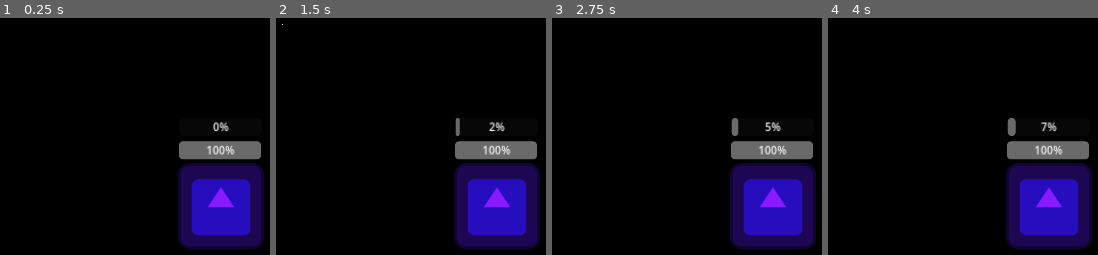
Above: before the commit, frames 1-4 (left to right).
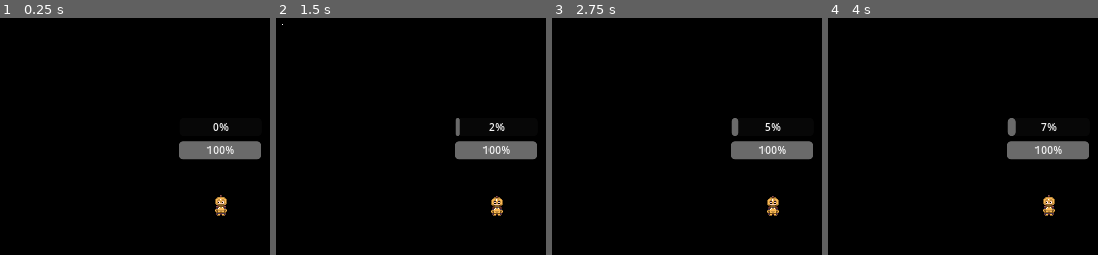
Above: after the commit, the same moments.

Repository: Valentino-02/GMTK-JamGame
Game: Godot game, scene res://src/mainGame/MainGame.tscn
Same seed, same stepped clock (60 frames per second), same inputs: the game is played once before the commit and once after it. This scene is started directly instead of the project's main scene. The engine's default icon, where the game draws it, is replaced by a stand-in: a white triangle on a blue panel in a dark square.
Inputs (mouse positions are in pixels of both pictures, inside the frame that each line leads up to):
- Up to frame 1 (0.25 s): no input
- Up to frame 2 (1.5 s): tap Enter at 0.5 s; move the mouse to (outside the picture) at 0.52 s; tap I at 0.6 s; click (outside the picture) at 0.67 s; tap Space at 1.25 s; drag from (338, 226) to (outside the picture) at 1.27 s
- Up to frame 3 (2.75 s): tap Enter at 2 s; move the mouse to (outside the picture) at 2.02 s; tap I at 2.1 s; click (outside the picture) at 2.17 s
- Up to frame 4 (4 s): tap Space at 2.75 s; drag from (outside the picture) to (outside the picture) at 2.77 s; tap Enter at 3.5 s; move the mouse to (outside the picture) at 3.52 s; tap I at 3.6 s; click (outside the picture) at 3.67 s

The runs differ from the first frame. In frame 1, 12% of the frame differs, in the area x 65-98%, y 43-98%; in frame 2, 12%; in frame 3, 12%; in frame 4, 12%.
Error in both runs: Invalid access to property or key 'nextMonolog' on a base object of type 'Nil'. (res://src/UI/Monolog.gd:13)

Commit message:
Added enemy animations

Diff:
--- a/project.godot
+++ b/project.godot
@@ -37,3 +37,4 @@
 renderer/rendering_method="gl_compatibility"
 renderer/rendering_method.mobile="gl_compatibility"
 environment/defaults/default_clear_color=Color(0, 0, 0, 1)
+textures/canvas_textures/default_texture_filter=0
--- a/src/mainGame/entities/enemies/Enemy.gd
+++ b/src/mainGame/entities/enemies/Enemy.gd
@@ -28,6 +28,8 @@
 	stats.damage = enemyData.baseDamage
 	stats.bloodLustReduction = enemyData.bloodlustReduction
 	stats.goldReward = enemyData.goldReward
+
+	$AnimatedSprite2D.play(enemyData.name+" Idle")
 
 	_connectSignals()
 
@@ -70,3 +72,5 @@
 
 func _on_attack_module_do_attack():
 	hero.recieveDamage(stats.damage)
+
+	$AnimatedSprite2D.play(enemyData.name+" Attack")
--- a/src/mainGame/entities/enemies/Enemy.tscn
+++ b/src/mainGame/entities/enemies/Enemy.tscn
@@ -1,22 +1,80 @@
-[gd_scene load_steps=7 format=3 uid="uid://cl0yyj3bikhwy"]
+[gd_scene load_steps=16 format=3 uid="uid://cl0yyj3bikhwy"]
 
 [ext_resource type="Script" path="res://src/mainGame/entities/enemies/Enemy.gd" id="1_ivfwx"]
-[ext_resource type="Resource" uid="uid://c3ds0ccraifby" path="res://src/mainGame/entities/enemies/TestEnemyData.tres" id="2_bkrf4"]
+[ext_resource type="Resource" uid="uid://f0pmxc5ncy60" path="res://src/mainGame/entities/enemies/SlimeEnemyData.tres" id="2_h1u6h"]
+[ext_resource type="Texture2D" uid="uid://dww4bau480kmx" path="res://assets/Characters/Slim_Attack.png" id="3_2k1go"]
 [ext_resource type="Material" uid="uid://ds5hywdnlufaq" path="res://assets/Particles/ExplosionParticles.tres" id="3_o36fb"]
 [ext_resource type="PackedScene" uid="uid://bn5k0fs4pomu" path="res://src/UI/EntityEraseBtn.tscn" id="4_5ufjc"]
+[ext_resource type="Texture2D" uid="uid://bm513qa00ob0l" path="res://assets/Characters/Slim_Idle.png" id="4_qxil2"]
 [ext_resource type="PackedScene" uid="uid://b5ltrp8a64t2b" path="res://src/mainGame/entities/modules/AttackModule.tscn" id="5_2lr2l"]
+
+[sub_resource type="AtlasTexture" id="AtlasTexture_7uvtq"]
+atlas = ExtResource("3_2k1go")
+region = Rect2(0, 0, 32, 47)
+
+[sub_resource type="AtlasTexture" id="AtlasTexture_xqtye"]
+atlas = ExtResource("3_2k1go")
+region = Rect2(32, 0, 32, 47)
+
+[sub_resource type="AtlasTexture" id="AtlasTexture_7q3dq"]
+atlas = ExtResource("3_2k1go")
+region = Rect2(64, 0, 32, 47)
+
+[sub_resource type="AtlasTexture" id="AtlasTexture_h77w2"]
+atlas = ExtResource("3_2k1go")
+region = Rect2(96, 0, 32, 47)
+
+[sub_resource type="AtlasTexture" id="AtlasTexture_u4j4b"]
+atlas = ExtResource("4_qxil2")
+region = Rect2(0, 0, 32, 32)
+
+[sub_resource type="AtlasTexture" id="AtlasTexture_khn5x"]
+atlas = ExtResource("4_qxil2")
+region = Rect2(32, 0, 32, 32)
+
+[sub_resource type="SpriteFrames" id="SpriteFrames_wb1ap"]
+animations = [{
+"frames": [{
+"duration": 1.0,
+"texture": SubResource("AtlasTexture_7uvtq")
+}, {
+"duration": 1.0,
+"texture": SubResource("AtlasTexture_xqtye")
+}, {
+"duration": 1.0,
+"texture": SubResource("AtlasTexture_7q3dq")
+}, {
+"duration": 1.0,
+"texture": SubResource("AtlasTexture_h77w2")
+}],
+"loop": true,
+"name": &"Slimin\' Slime Attack",
+"speed": 5.0
+}, {
+"frames": [{
+"duration": 1.0,
+"texture": SubResource("AtlasTexture_u4j4b")
+}, {
+"duration": 1.0,
+"texture": SubResource("AtlasTexture_khn5x")
+}],
+"loop": true,
+"name": &"Slimin\' Slime Idle",
+"speed": 3.0
+}]
 
 [sub_resource type="CircleShape2D" id="CircleShape2D_01lb4"]
 radius = 69.3542
 
 [node name="Enemy" type="Node2D"]
 script = ExtResource("1_ivfwx")
-enemyData = ExtResource("2_bkrf4")
+enemyData = ExtResource("2_h1u6h")
 
 [node name="AnimatedSprite2D" type="AnimatedSprite2D" parent="."]
-
-[node name="temporarySprite" type="Sprite2D" parent="."]
-modulate = Color(1, 0, 0, 1)
+sprite_frames = SubResource("SpriteFrames_wb1ap")
+animation = &"Slimin\' Slime Attack"
+frame = 1
+frame_progress = 0.94415
 
 [node name="EraseButton" parent="." instance=ExtResource("4_5ufjc")]
 
--- /dev/null
+++ b/src/mainGame/entities/enemies/SlimeEnemyData.tres
@@ -0,0 +1,13 @@
+[gd_resource type="Resource" script_class="EnemyData" load_steps=2 format=3 uid="uid://f0pmxc5ncy60"]
+
+[ext_resource type="Script" path="res://src/mainGame/entities/enemies/EnemyData.gd" id="1_6cl5g"]
+
+[resource]
+script = ExtResource("1_6cl5g")
+name = "Slimin' Slime"
+baseHealth = 2
+baseDamage = 5
+deployCost = 25
+eraseCost = 5
+goldReward = 20
+bloodlustReduction = 4
--- a/src/mainGame/entities/hero/Hero.tscn
+++ b/src/mainGame/entities/hero/Hero.tscn
@@ -1,10 +1,251 @@
-[gd_scene load_steps=6 format=3 uid="uid://drdr270irnb58"]
+[gd_scene load_steps=35 format=3 uid="uid://drdr270irnb58"]
 
 [ext_resource type="Script" path="res://src/mainGame/entities/hero/Hero.gd" id="1_33825"]
-[ext_resource type="Texture2D" uid="uid://c6614d03fi3nc" path="res://icon.svg" id="2_qwwo8"]
+[ext_resource type="Texture2D" uid="uid://dkaq2d8w00ngt" path="res://assets/Characters/Protag_Idle.png" id="2_a2jo2"]
+[ext_resource type="Texture2D" uid="uid://cudbptwo6i0ga" path="res://assets/Characters/Protag_Attack.png" id="2_e4o61"]
 [ext_resource type="PackedScene" uid="uid://b5ltrp8a64t2b" path="res://src/mainGame/entities/modules/AttackModule.tscn" id="3_bnwqv"]
+[ext_resource type="Texture2D" uid="uid://cus88rn2hx4a8" path="res://assets/Characters/Protag_DamageTaken.png" id="3_qyyyv"]
+[ext_resource type="Texture2D" uid="uid://djothv4xaon4" path="res://assets/Characters/Protag_Move.png" id="5_epd5n"]
+
+[sub_resource type="AtlasTexture" id="AtlasTexture_68q15"]
+atlas = ExtResource("2_e4o61")
+region = Rect2(0, 0, 32, 32)
+
+[sub_resource type="AtlasTexture" id="AtlasTexture_3t0sh"]
+atlas = ExtResource("2_e4o61")
+region = Rect2(96, 0, 32, 32)
+
+[sub_resource type="AtlasTexture" id="AtlasTexture_12vbg"]
+atlas = ExtResource("2_e4o61")
+region = Rect2(192, 0, 32, 32)
+
+[sub_resource type="AtlasTexture" id="AtlasTexture_np46c"]
+atlas = ExtResource("2_e4o61")
+region = Rect2(288, 0, 32, 32)
+
+[sub_resource type="AtlasTexture" id="AtlasTexture_wv1uj"]
+atlas = ExtResource("3_qyyyv")
+region = Rect2(0, 0, 32, 32)
+
+[sub_resource type="AtlasTexture" id="AtlasTexture_17pbi"]
+atlas = ExtResource("3_qyyyv")
+region = Rect2(96, 0, 32, 32)
+
+[sub_resource type="AtlasTexture" id="AtlasTexture_mornb"]
+atlas = ExtResource("3_qyyyv")
+region = Rect2(32, 0, 32, 32)
+
+[sub_resource type="AtlasTexture" id="AtlasTexture_4hv8n"]
+atlas = ExtResource("3_qyyyv")
+region = Rect2(64, 0, 32, 32)
+
+[sub_resource type="AtlasTexture" id="AtlasTexture_6bv5a"]
+atlas = ExtResource("2_a2jo2")
+region = Rect2(64, 0, 32, 32)
+
+[sub_resource type="AtlasTexture" id="AtlasTexture_ukoyy"]
+atlas = ExtResource("2_a2jo2")
+region = Rect2(160, 0, 32, 32)
+
+[sub_resource type="AtlasTexture" id="AtlasTexture_ieg8q"]
+atlas = ExtResource("2_a2jo2")
+region = Rect2(32, 0, 32, 32)
+
+[sub_resource type="AtlasTexture" id="AtlasTexture_qo446"]
+atlas = ExtResource("2_a2jo2")
+region = Rect2(128, 0, 32, 32)
+
+[sub_resource type="AtlasTexture" id="AtlasTexture_7tqkw"]
+atlas = ExtResource("2_a2jo2")
+region = Rect2(0, 0, 32, 32)
+
+[sub_resource type="AtlasTexture" id="AtlasTexture_7dd1u"]
+atlas = ExtResource("2_a2jo2")
+region = Rect2(96, 0, 32, 32)
+
+[sub_resource type="AtlasTexture" id="AtlasTexture_rsifv"]
+atlas = ExtResource("5_epd5n")
+region = Rect2(64, 0, 32, 34)
+
+[sub_resource type="AtlasTexture" id="AtlasTexture_nptsp"]
+atlas = ExtResource("5_epd5n")
+region = Rect2(160, 0, 32, 34)
+
+[sub_resource type="AtlasTexture" id="AtlasTexture_8ko73"]
+atlas = ExtResource("5_epd5n")
+region = Rect2(256, 0, 32, 34)
+
+[sub_resource type="AtlasTexture" id="AtlasTexture_6vx7f"]
+atlas = ExtResource("5_epd5n")
+region = Rect2(352, 0, 32, 34)
+
+[sub_resource type="AtlasTexture" id="AtlasTexture_e8kmh"]
+atlas = ExtResource("5_epd5n")
+region = Rect2(32, 0, 32, 34)
+
+[sub_resource type="AtlasTexture" id="AtlasTexture_jjdc1"]
+atlas = ExtResource("5_epd5n")
+region = Rect2(128, 0, 32, 34)
+
+[sub_resource type="AtlasTexture" id="AtlasTexture_7i3xf"]
+atlas = ExtResource("5_epd5n")
+region = Rect2(224, 0, 32, 34)
+
+[sub_resource type="AtlasTexture" id="AtlasTexture_j8sy3"]
+atlas = ExtResource("5_epd5n")
+region = Rect2(320, 0, 32, 34)
+
+[sub_resource type="AtlasTexture" id="AtlasTexture_ws30q"]
+atlas = ExtResource("5_epd5n")
+region = Rect2(0, 0, 32, 34)
+
+[sub_resource type="AtlasTexture" id="AtlasTexture_12nrq"]
+atlas = ExtResource("5_epd5n")
+region = Rect2(96, 0, 32, 34)
+
+[sub_resource type="AtlasTexture" id="AtlasTexture_0hin2"]
+atlas = ExtResource("5_epd5n")
+region = Rect2(192, 0, 32, 34)
+
+[sub_resource type="AtlasTexture" id="AtlasTexture_exit8"]
+atlas = ExtResource("5_epd5n")
+region = Rect2(288, 0, 32, 34)
 
 [sub_resource type="SpriteFrames" id="SpriteFrames_vxxej"]
+animations = [{
+"frames": [{
+"duration": 1.0,
+"texture": SubResource("AtlasTexture_68q15")
+}, {
+"duration": 1.0,
+"texture": SubResource("AtlasTexture_3t0sh")
+}, {
+"duration": 1.0,
+"texture": SubResource("AtlasTexture_12vbg")
+}, {
+"duration": 1.0,
+"texture": SubResource("AtlasTexture_np46c")
+}],
+"loop": true,
+"name": &"Attack",
+"speed": 5.0
+}, {
+"frames": [{
+"duration": 1.0,
+"texture": SubResource("AtlasTexture_wv1uj")
+}, {
+"duration": 1.0,
+"texture": SubResource("AtlasTexture_17pbi")
+}, {
+"duration": 1.0,
+"texture": SubResource("AtlasTexture_wv1uj")
+}, {
+"duration": 1.0,
+"texture": SubResource("AtlasTexture_mornb")
+}, {
+"duration": 1.0,
+"texture": SubResource("AtlasTexture_mornb")
+}, {
+"duration": 1.0,
+"texture": SubResource("AtlasTexture_4hv8n")
+}, {
+"duration": 1.0,
+"texture": SubResource("AtlasTexture_4hv8n")
+}, {
+"duration": 1.0,
+"texture": SubResource("AtlasTexture_wv1uj")
+}, {
+"duration": 1.0,
+"texture": SubResource("AtlasTexture_wv1uj")
+}],
+"loop": true,
+"name": &"Damage",
+"speed": 15.0
+}, {
+"frames": [{
+"duration": 1.0,
+"texture": SubResource("AtlasTexture_6bv5a")
+}, {
+"duration": 1.0,
+"texture": SubResource("AtlasTexture_ukoyy")
+}],
+"loop": true,
+"name": &"IdleBack",
+"speed": 2.0
+}, {
+"frames": [{
+"duration": 1.0,
+"texture": SubResource("AtlasTexture_ieg8q")
+}, {
+"duration": 1.0,
+"texture": SubResource("AtlasTexture_qo446")
+}],
+"loop": true,
+"name": &"IdleFront",
+"speed": 2.0
+}, {
+"frames": [{
+"duration": 1.0,
+"texture": SubResource("AtlasTexture_7tqkw")
+}, {
+"duration": 1.0,
+"texture": SubResource("AtlasTexture_7dd1u")
+}],
+"loop": true,
+"name": &"IdleSide",
+"speed": 2.0
+}, {
+"frames": [{
+"duration": 1.0,
+"texture": SubResource("AtlasTexture_rsifv")
+}, {
+"duration": 1.0,
+"texture": SubResource("AtlasTexture_nptsp")
+}, {
+"duration": 1.0,
+"texture": SubResource("AtlasTexture_8ko73")
+}, {
+"duration": 1.0,
+"texture": SubResource("AtlasTexture_6vx7f")
+}],
+"loop": true,
+"name": &"WalkBack",
+"speed": 4.0
+}, {
+"frames": [{
+"duration": 1.0,
+"texture": SubResource("AtlasTexture_e8kmh")
+}, {
+"duration": 1.0,
+"texture": SubResource("AtlasTexture_jjdc1")
+}, {
+"duration": 1.0,
+"texture": SubResource("AtlasTexture_7i3xf")
+}, {
+"duration": 1.0,
+"texture": SubResource("AtlasTexture_j8sy3")
+}],
+"loop": true,
+"name": &"WalkFront",
+"speed": 4.0
+}, {
+"frames": [{
+"duration": 1.0,
+"texture": SubResource("AtlasTexture_ws30q")
+}, {
+"duration": 1.0,
+"texture": SubResource("AtlasTexture_12nrq")
+}, {
+"duration": 1.0,
+"texture": SubResource("AtlasTexture_0hin2")
+}, {
+"duration": 1.0,
+"texture": SubResource("AtlasTexture_exit8")
+}],
+"loop": true,
+"name": &"WalkSide",
+"speed": 4.0
+}]
 
 [sub_resource type="CircleShape2D" id="CircleShape2D_1qx4u"]
 radius = 75.1066
@@ -15,11 +256,12 @@
 baseHealth = 50
 
 [node name="AnimatedSprite2D" type="AnimatedSprite2D" parent="."]
+texture_filter = 1
 sprite_frames = SubResource("SpriteFrames_vxxej")
-
-[node name="TemporarySprite" type="Sprite2D" parent="."]
-modulate = Color(0.533333, 0.101961, 1, 1)
-texture = ExtResource("2_qwwo8")
+animation = &"Damage"
+autoplay = "IdleFront"
+frame = 4
+frame_progress = 0.424444
 
 [node name="AttackModule" parent="." instance=ExtResource("3_bnwqv")]
 visible = false
Binary file added: assets/Characters/Protag_Attack.png
Not shown, added: assets/Characters/Protag_Attack.png.import
Binary file added: assets/Characters/Protag_DamageTaken.png
Not shown, added: assets/Characters/Protag_DamageTaken.png.import
Binary file added: assets/Characters/Protag_Idle.png
Not shown, added: assets/Characters/Protag_Idle.png.import
Binary file added: assets/Characters/Protag_Move.png
Not shown, added: assets/Characters/Protag_Move.png.import
Binary file added: assets/Characters/Slim_Attack.png
Not shown, added: assets/Characters/Slim_Attack.png.import
Binary file added: assets/Characters/Slim_Idle.png
Not shown, added: assets/Characters/Slim_Idle.png.import
(and 6 more such lines)
